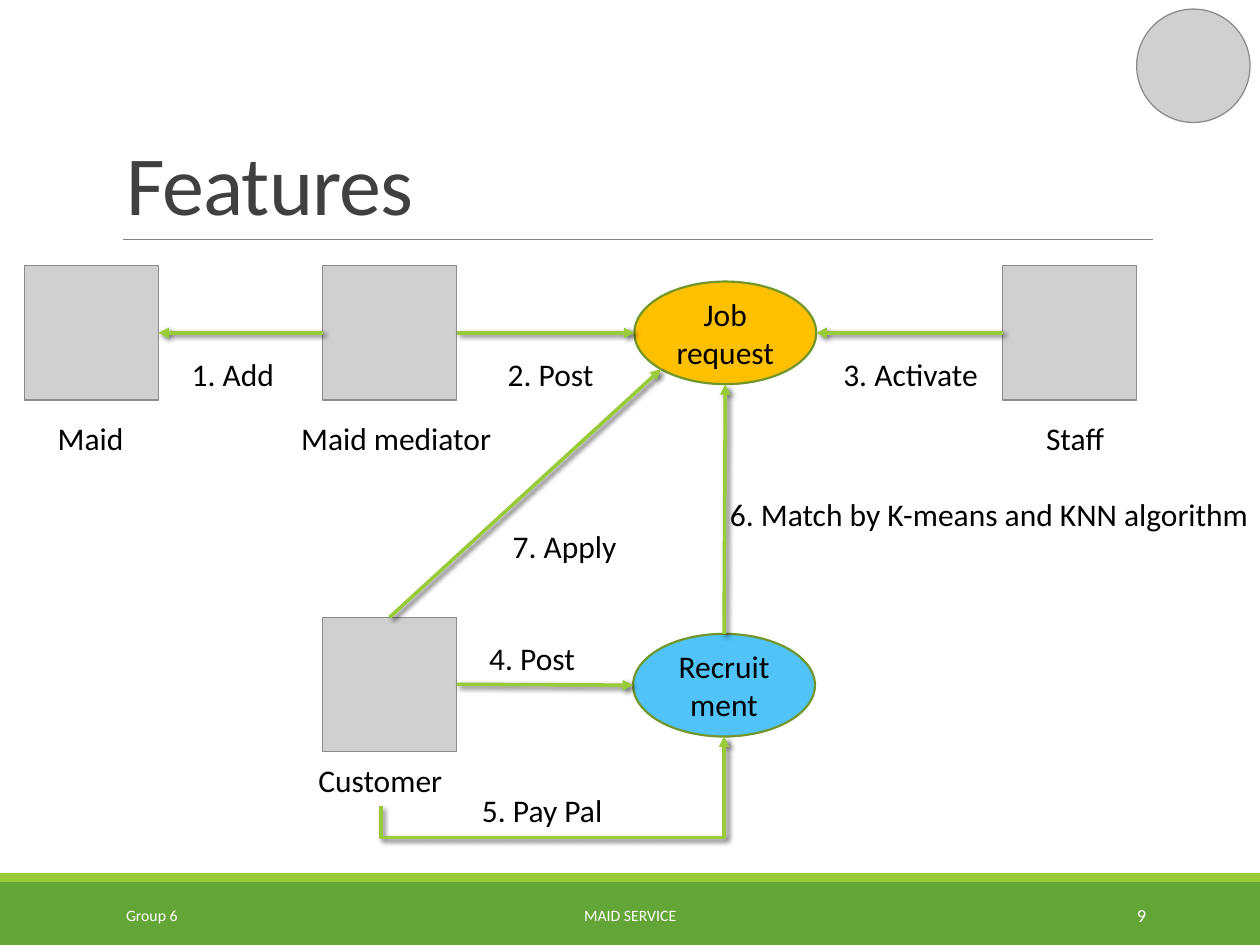
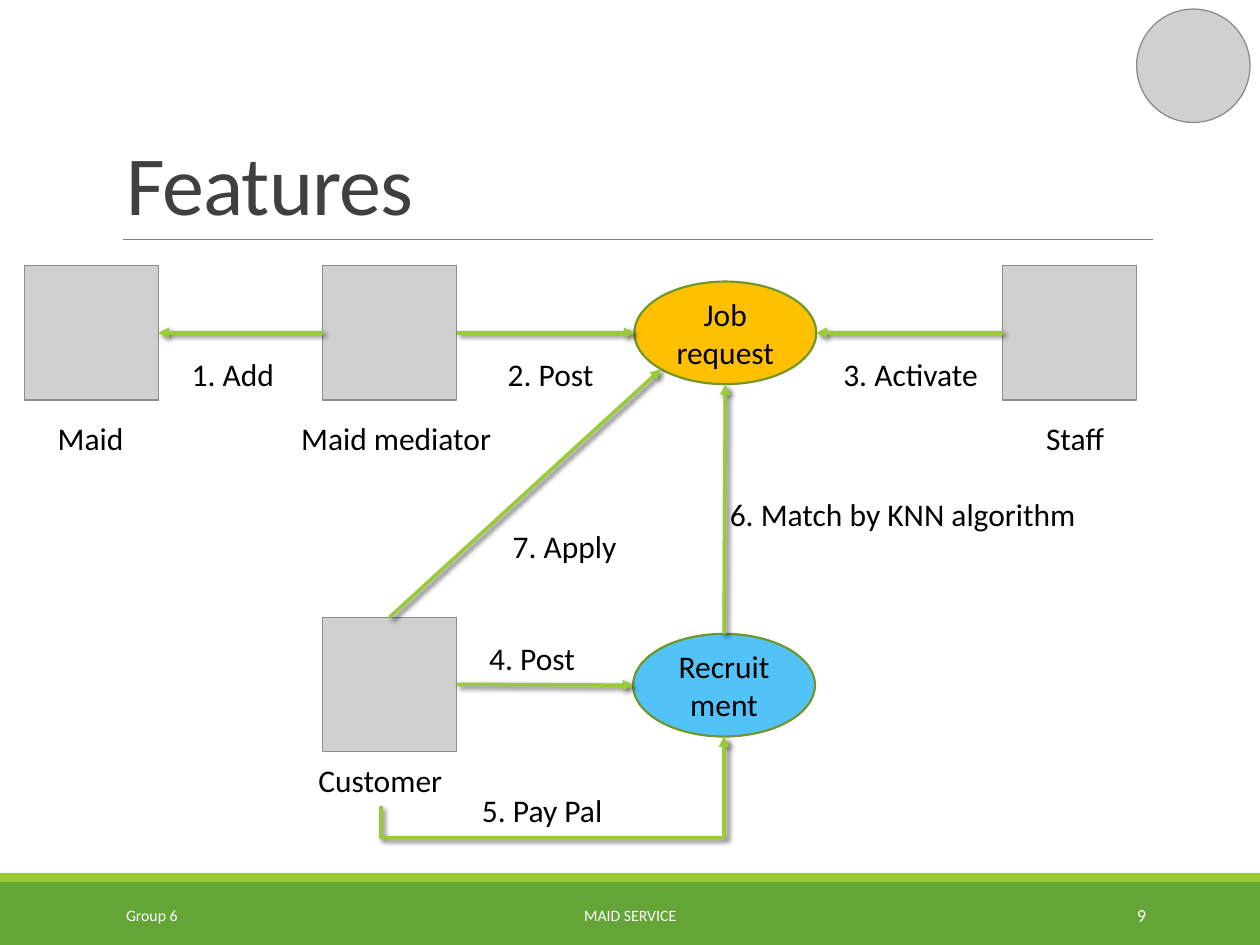
Before and after one commit to TuanBT/ms-website, a slide deck: slide 9 of Presentation/MS_Slide.pptx. Drawn at 1260x945 pixels with LibreOffice and Linux fonts; fonts in the diff are those of the drawing; grey boxes stand for pictures. Boxes give left, top, right and bottom in pixels: in the first picture for what was removed or moved away, otherwise in the second. Text is boxed around its words. In the diff, an @@ line names an element or a change of style, - is before the commit and + after.

```diff
--- a/Presentation/MS_Slide.pptx
+++ b/Presentation/MS_Slide.pptx
@@ text at box(730, 500, 1075, 534): text changed @@
-6. Match by K-means and KNN algorithm
+6. Match by KNN algorithm
```
Also in this commit, not shown: 11 other slides changed.
